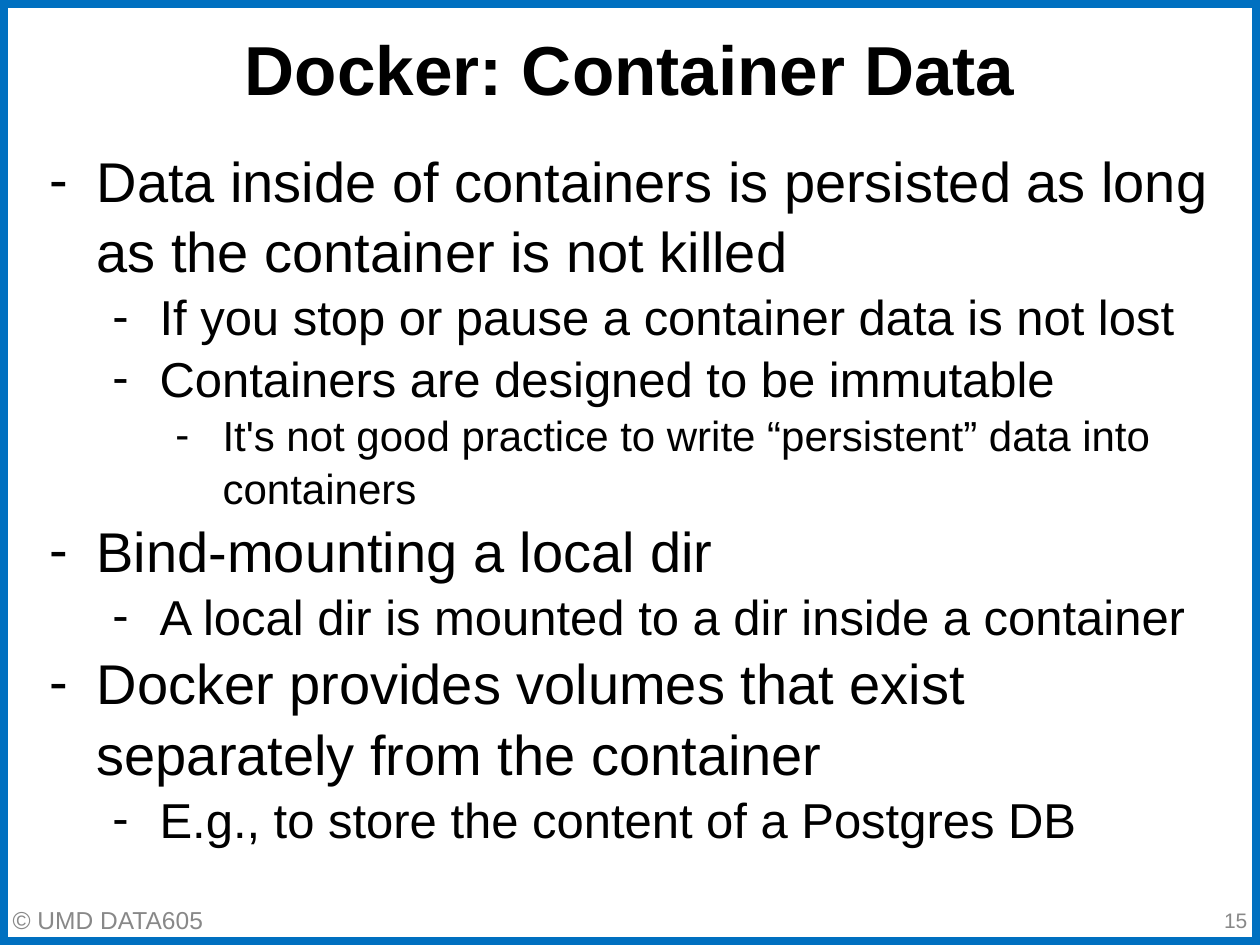
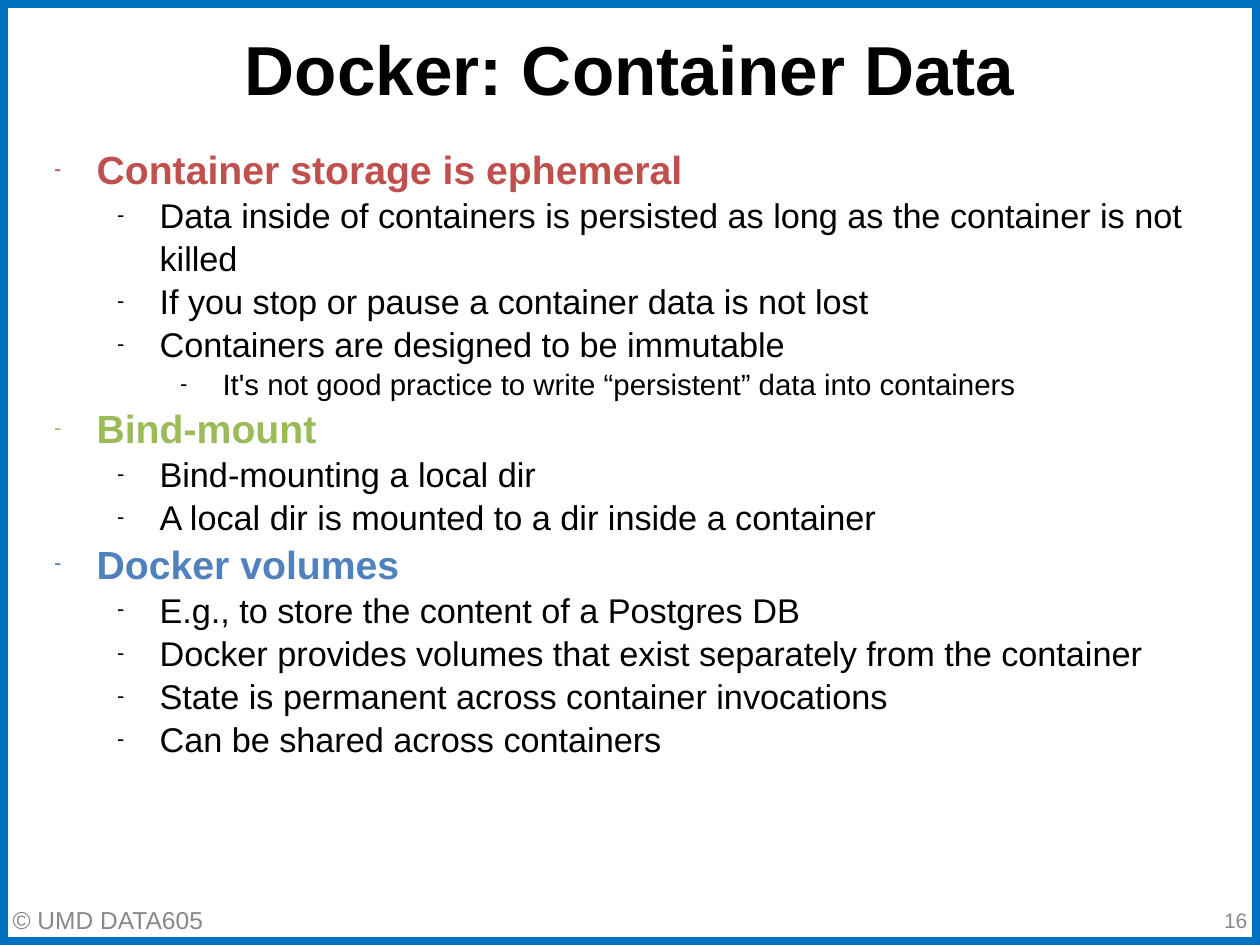
Before and after one commit to gpsaggese/umd_data605, a slide deck: slide 16 of lectures/02.2 - Docker DevOps.pptx (slide 15 before the commit). Drawn at 1260x945 pixels with LibreOffice and Linux fonts; fonts in the diff are those of the drawing. Boxes give left, top, right and bottom in pixels: in the first picture for what was removed or moved away, otherwise in the second. Text is boxed around its words. In the diff, an @@ line names an element or a change of style, - is before the commit and + after.

```diff
--- a/lectures/02.2 - Docker DevOps.pptx
+++ b/lectures/02.2 - Docker DevOps.pptx
@@ text at [97,155,1182,753]: paragraph added @@
+– Bind-mount
@@ text at [97,155,682,192]: paragraph added @@
+– Container storage is ephemeral
@@ text at [160,203,1182,672]: size 32 to 19.6 pt in "Data inside of containers is persisted as ...", "Bind-mounting a local dir", "Docker provides volumes that exist separately from ..."; size 28 to 19.6 pt in "If you stop or pause a container ...", "Containers are designed to be immutable", "A local dir is mounted to a ..."; size 24 to 16.8 pt in "It's not good practice to write “persistent” ..."; list level 1 to 2 in "Data inside of containers is ..."; indent changed; list level 1 to 2 in "Bind-mounting a local dir"; list level 1 to 2 in "Docker provides volumes that exist ..." @@
@@ text at [97,550,800,629]: paragraphs added @@
+– Docker volumes
+  – E.g., to store the content of a Postgres DB
@@ text at [160,684,887,753]: text changed; size 28 to 19.6 pt @@
-  – E.g., to store the content of a Postgres DB
+  – State is permanent across container invocations
+  – Can be shared across containers
@@ page number at [1224,913,1247,928]: text changed @@
-15
+16
```
Also in this commit, not shown: 20 other slides changed, 2 slides added, 3 slides removed, 3 other files.
